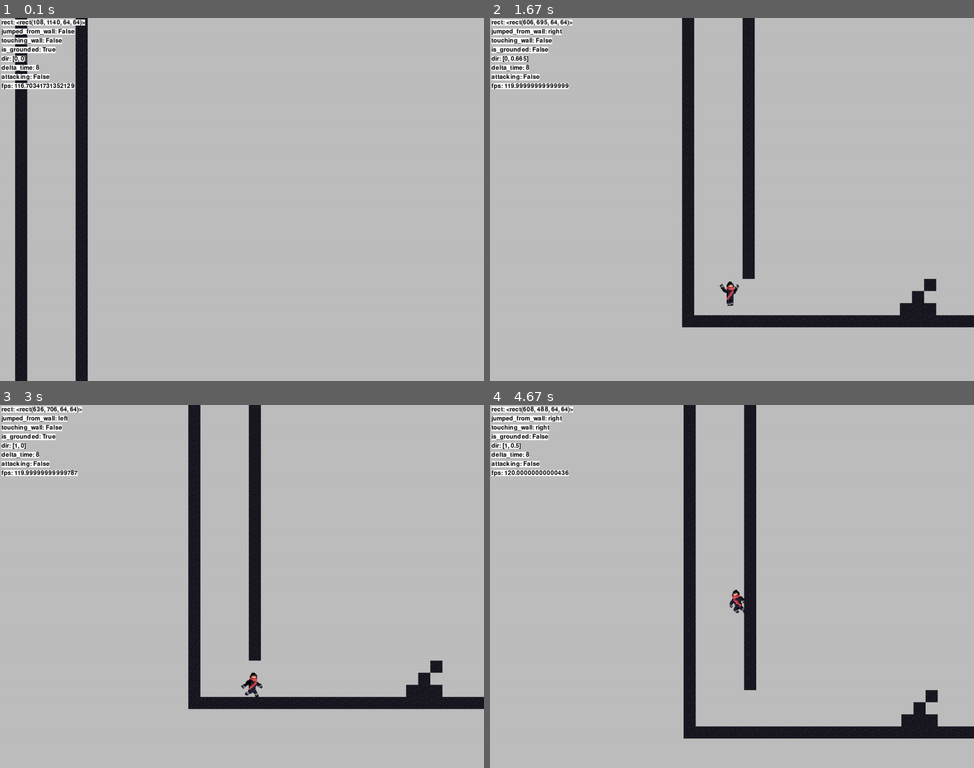
Above: before the commit, frames 1-4 (two rows, left to right).
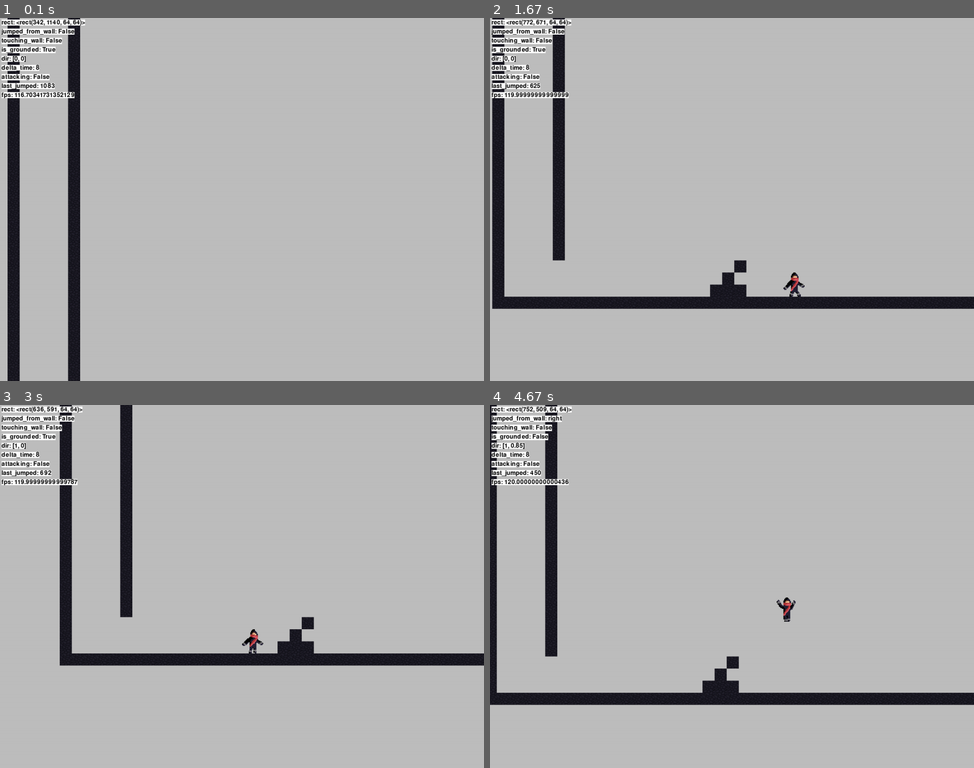
Above: after the commit, the same moments.

Repository: zyxwars/ninja
Game: pygame game, started from main.py
Two runs of this game, one before a commit and one after it. Both use one fixed random seed, a clock stepped at 60 frames per second and the inputs below.
Inputs:
- Up to frame 1 (0.1 s): no input
- Up to frame 2 (1.67 s): tap Space at 0.33, 0.73, 1.03, 1.23, 1.53 s; hold D 0.67-1.13 s; hold D 1.17-1.63 s
- Up to frame 3 (3 s): hold A 1.67-2.2 s; tap Space at 1.73, 2.03, 2.3, 2.6, 2.73 s; hold A 2.23-2.63 s; hold D from 2.67 s (still down)
- Up to frame 4 (4.67 s): tap Space at 3.03, 3.4, 3.7, 3.9, 4.2, 4.4 s; release D at 3.3 s; hold A 3.33-3.8 s; hold D 3.83-4.3 s; hold D from 4.33 s (still down)

The runs differ from the first frame. In frame 1, 6.3% of the frame differs, in the area x 0-19%, y 0-100%; in frame 2, 14%, in the area x 0-100%, y 0-86%; in frame 3, 13%; in frame 4, 14%.

Commit message:
Add sound prototype

Diff:
--- a/entities/player/player.py
+++ b/entities/player/player.py
@@ -6,6 +6,7 @@
 import utils
 import shared_data
 from ..animated_humanoid import AnimatedHumanoid
+import utils
 
 
 class Player(AnimatedHumanoid):
@@ -22,6 +23,17 @@
                            'push': sheet_parser.load_row((0, 5), 3, size),
                            'wall_slide': sheet_parser.load_row((0, 6), 1, size)}
 
+        self.jump_sound = pg.mixer.Sound(
+            utils.get_path(__file__, 'assets/jump.wav'))
+        self.jump_sound.set_volume(0.5)
+        self.last_jumped = 1000
+
+        self.land_sound = pg.mixer.Sound(
+            utils.get_path(__file__, 'assets/land.wav'))
+        self.land_sound.set_volume(0.1)
+        self.last_grounded = False
+        self.last_gravity = 0
+
         super().__init__(self.image.get_rect(topleft=pos), self.animations)
 
     def debug(self):
@@ -32,12 +44,21 @@
         debug.debug('dir', self.dir)
         debug.debug('delta_time', shared_data.delta_time)
         debug.debug('attacking', self.is_attacking)
+        debug.debug('last_jumped', self.last_jumped)
 
     def update(self, tiles):
         self.debug()
         self.get_input()
         self.move(tiles)
         self.animate()
+
+        self.last_jumped += shared_data.delta_time
+
+        if self.is_grounded != self.last_grounded:
+            if self.is_grounded and self.last_gravity > 1:
+                self.land_sound.play()
+        self.last_grounded = self.is_grounded
+        self.last_gravity = self.dir.y
 
         return self.rect.center, self.speed, self.dir.y
 
@@ -69,4 +90,8 @@
         else:
             return
 
+        if self.last_jumped > 300:
+            self.jump_sound.play()
+            self.last_jumped = 0
+
         super().jump()
--- a/level/level.py
+++ b/level/level.py
@@ -5,6 +5,7 @@
 import config
 import shared_data
 from utils import debug
+import utils
 
 
 class Level:
@@ -16,9 +17,14 @@
 
         self.shift = pg.math.Vector2(0, 0)
 
+        self.start_sound = pg.mixer.Sound(
+            utils.get_path(__file__, 'assets/wind1.wav'))
+
         self.setup()
 
     def setup(self):
+        self.start_sound.play(maxtime=3000, fade_ms=1000)
+
         with open('./level/level.txt', encoding='utf-8') as f:
             for row_index, row in enumerate(f):
                 for col_index, tile in enumerate(row):
@@ -29,7 +35,6 @@
                         self.player.add(
                             Player((col_index * config.TILE_SIZE, row_index * config.TILE_SIZE), (64, 64)))
                     else:
-                        print(ord(tile))
                         self.tiles.add(
                             Tile((col_index * config.TILE_SIZE, row_index * config.TILE_SIZE), tile))
 
--- a/level/level.txt
+++ b/level/level.txt
@@ -36,5 +36,5 @@
 1    1
 1                   1
 1                  1
-1 P               111
+1         P       111
 111111111111111111111111111111111111111111111111111111111111111111111111111111111111111111111111111111111111111111111111111111111111111111111111111111111111111111111111111111111111111111111111111111111111111111111111111111111111111111111111111111111111111111111111111111
Not shown, changed: TODO.md
Not shown, added: entities/player/assets/Valiant Genericus (Effort Noises).wav
Not shown, added: entities/player/assets/jump.wav
Not shown, added: entities/player/assets/land.wav
Not shown, added: level/assets/wind1.wav
